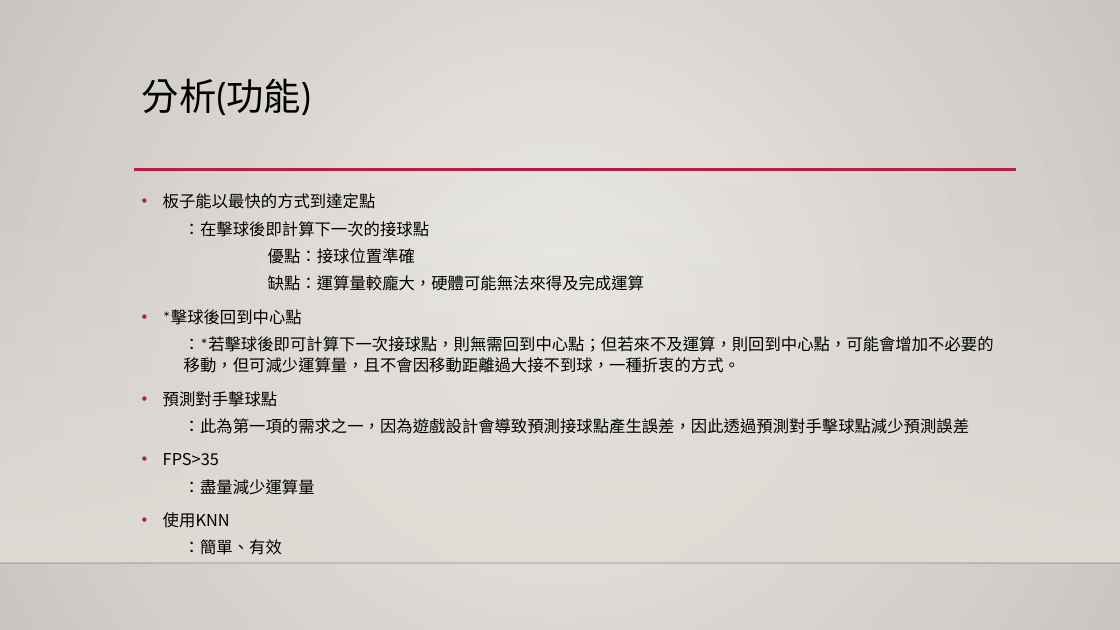
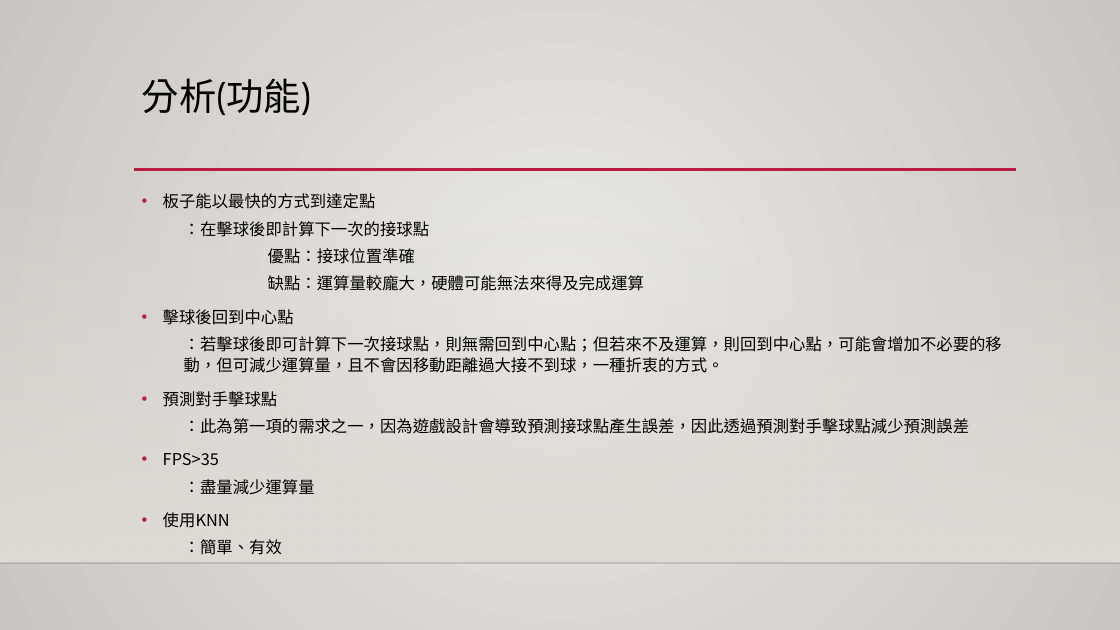
Before and after one commit to mingyang13795/Ping_Pong, a slide deck: slide 4 of 專案管理.pptx. Drawn at 1120x630 pixels with LibreOffice and Linux fonts; fonts in the diff are those of the drawing; background and template pictures are left out. Boxes give left, top, right and bottom in pixels: in the first picture for what was removed or moved away, otherwise in the second. Text is boxed around its words. In the diff, an @@ line names an element or a change of style, - is before the commit and + after.

```diff
--- a/專案管理.pptx
+++ b/專案管理.pptx
@@ text at bbox=[163, 309, 1002, 373]: text changed @@
-• *擊球後回到中心點
-  ：*若擊球後即可計算下一次接球點，則無需回到中心點；但若來不及運算，則回到中心點，可能會增加不必要的移動，但可減少運算量，且不會因移動距離過大接不到球，一種折衷的方式。
+• 擊球後回到中心點
+  ：若擊球後即可計算下一次接球點，則無需回到中心點；但若來不及運算，則回到中心點，可能會增加不必要的移動，但可減少運算量，且不會因移動距離過大接不到球，一種折衷的方式。
```
Also in this commit, not shown: 2 other slides changed, 3 slides added, 2 slides removed.
